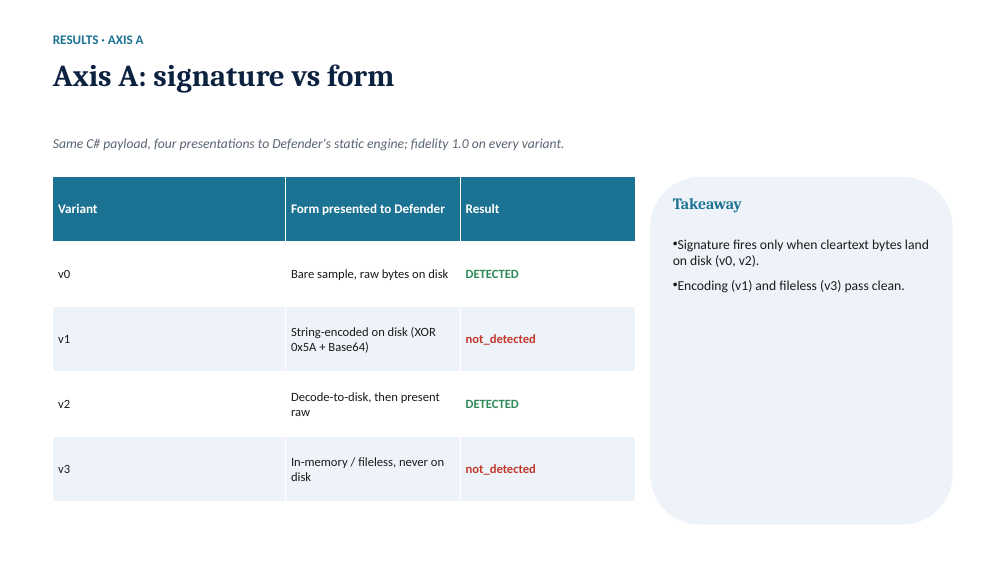
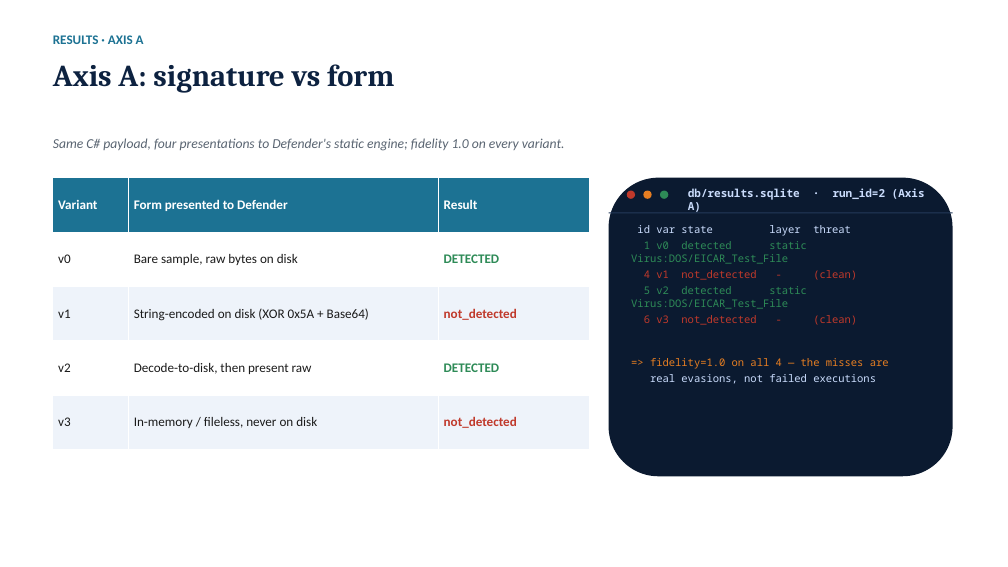
Before and after one commit to TonykRev/KTLT-Defender, a slide deck: slide 13 of report/KTLD_Slides.pptx. Drawn at 1008x567 pixels with LibreOffice and Linux fonts; fonts in the diff are those of the drawing. Boxes give left, top, right and bottom in pixels: in the first picture for what was removed or moved away, otherwise in the second. Text is boxed around its words. In the diff, an @@ line names an element or a change of style, - is before the commit and + after.

```diff
--- a/report/KTLD_Slides.pptx
+++ b/report/KTLD_Slides.pptx
@@ table at [53, 178, 590, 450] @@
@@ size 12 to 12.5 pt in "v0", "Bare sample, raw bytes on disk", "DETECTED", "v1" and 8 more places @@
@@ table: place and size @@
-table at [53, 177, 635, 502]
+table at [53, 178, 590, 450]
@@ rounded rectangle: place and size @@
-rounded rectangle at [650, 177, 953, 525]
+rounded rectangle at [609, 178, 953, 476]
@@ rounded rectangle at [609, 178, 953, 476]: fill #EEF3FA to #0B1A30 @@
@@ ellipse added at [627, 191, 635, 199], fill #C0392B @@
@@ ellipse added at [644, 191, 652, 199], fill #E67E22 @@
@@ ellipse added at [660, 191, 668, 199], fill #2E8B57 @@
@@ text removed at [673, 198, 742, 213] @@
-Takeaway
@@ text added at [688, 188, 925, 200], 10.5 pt, text #CADCFC, bold @@
+db/results.sqlite · run_id=2 (Axis A)
@@ rectangle added at [609, 212, 953, 213], fill #243A5A @@
@@ text added at [631, 225, 889, 384], 10 pt, text #2E8B57 @@
+id var state layer threat
+1 v0 detected static Virus:DOS/EICAR_Test_File
+4 v1 not_detected - (clean)
+5 v2 detected static Virus:DOS/EICAR_Test_File
+6 v3 not_detected - (clean)
+=> fidelity=1.0 on all 4 — the misses are
+real evasions, not failed executions
@@ text removed at [673, 239, 929, 293] @@
-• Signature fires only when cleartext bytes land on disk (v0, v2).
-• Encoding (v1) and fileless (v3) pass clean.
```
Also in this commit, not shown: 5 other slides changed, 1 other file.
